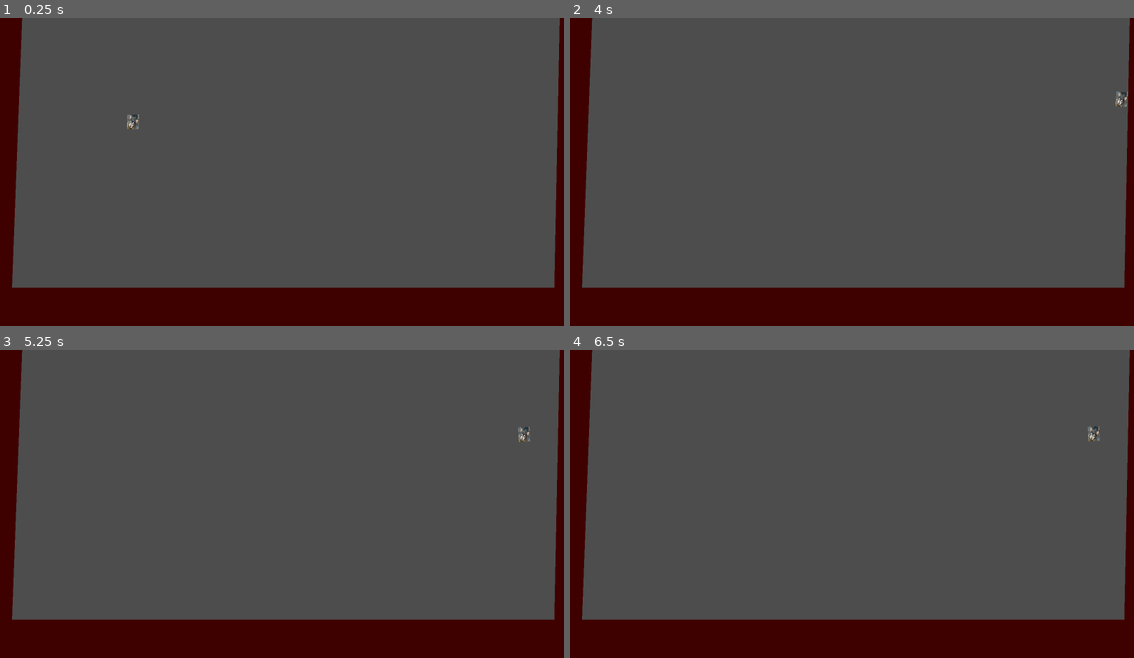
Above: before the commit, frames 1-4 (two rows, left to right).
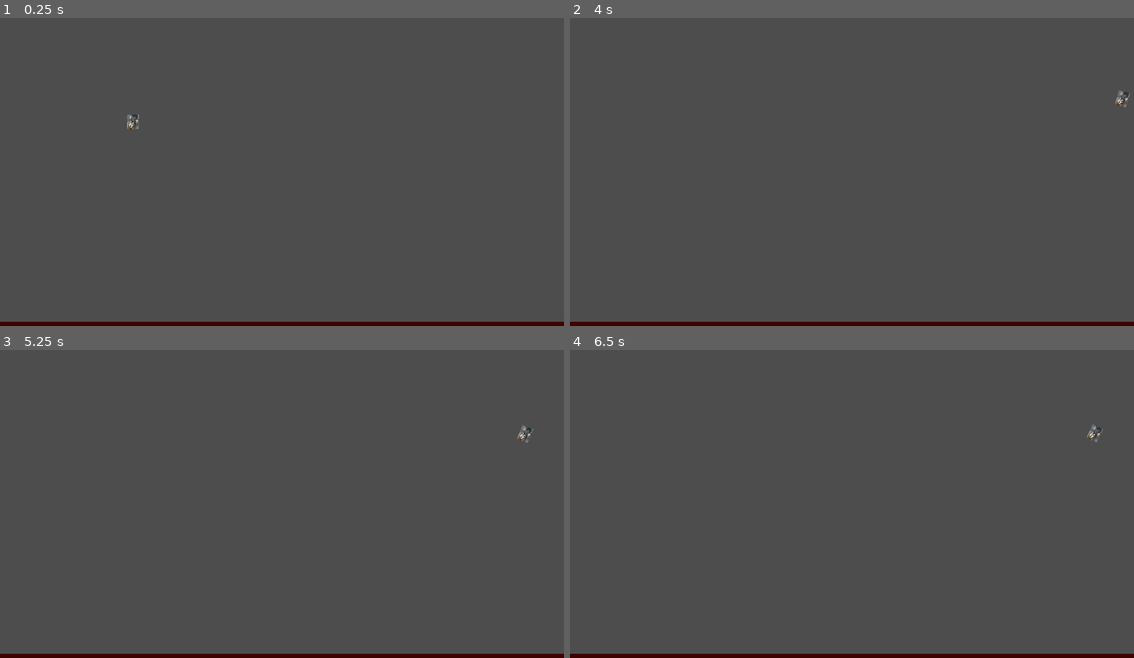
Above: after the commit, the same moments.

Repository: travisbstop/HammerGamePrototype
Game: Godot game, scene res://game.tscn
The game is run twice, just before and just after one commit, with the same random seed, the same clock (stepped at 60 frames per second) and the same inputs.
Inputs (mouse positions are in pixels of both pictures, inside the frame that each line leads up to):
- Up to frame 1 (0.25 s): no input
- Up to frame 2 (4 s): tap Enter at 0.5, 2.75 s; move the mouse to (976, 159) at 0.52 s; press the mouse at (976, 159) at 0.53 s; tap Space at 1.25 s; move the mouse to (739, 193) at 1.27 s; release the mouse at (739, 193) at 1.28 s; click (739, 193) at 1.35 s; move the mouse to (908, 107) at 2.02 s; hold Right mouse button (right_click) 2.03-2.78 s; click (908, 107) at 2.3 s; move the mouse to (823, 239) at 2.77 s; click (823, 239) at 2.85 s; move the mouse to (1021, 224) at 3.52 s; press the mouse at (1021, 224) at 3.53 s
- Up to frame 3 (5.25 s): tap Space at 4.25 s; move the mouse to (112, 460) at 4.27 s; release the mouse at (112, 460) at 4.28 s; right-click (112, 460) at 4.35 s; click (112, 460) at 4.55 s; move the mouse to (310, 507) at 5.02 s; press the mouse at (310, 507) at 5.03 s
- Up to frame 4 (6.5 s): tap Enter at 5.75 s; move the mouse to (767, 430) at 5.77 s; release the mouse at (767, 430) at 5.78 s; click (767, 430) at 5.85 s

The runs differ from the first frame. In frame 1, 15% of the frame differs, in the area x 0-100%, y 0-99%; in frame 2, 15%; in frame 3, 15%; in frame 4, 15%.

Commit message:
add left and right world boundaries. remove gravity from hammer. add comments describing logic for certain states

Diff:
--- a/game.tscn
+++ b/game.tscn
@@ -8,26 +8,25 @@
 [sub_resource type="CircleShape2D" id="CircleShape2D_g3k4y"]
 radius = 9.48683
 
+[sub_resource type="WorldBoundaryShape2D" id="WorldBoundaryShape2D_r6bo0"]
+
+[sub_resource type="WorldBoundaryShape2D" id="WorldBoundaryShape2D_y70n2"]
+normal = Vector2(1, 0)
+
+[sub_resource type="WorldBoundaryShape2D" id="WorldBoundaryShape2D_u38kk"]
+normal = Vector2(-1, 0)
+
 [node name="Game" type="Node2D"]
 script = ExtResource("1_jitfg")
 
 [node name="Ground" parent="." instance=ExtResource("3_ugxh8")]
-position = Vector2(1134, 1120)
-scale = Vector2(20, 20)
-
-[node name="Ground2" parent="." instance=ExtResource("3_ugxh8")]
-position = Vector2(1980, 275)
-rotation = 1.59094
-scale = Vector2(20, 20)
-
-[node name="Ground3" parent="." instance=ExtResource("3_ugxh8")]
-position = Vector2(-136, 300)
-rotation = 1.60828
+position = Vector2(1152, 1237)
 scale = Vector2(20, 20)
 
 [node name="Hammer" parent="." node_paths=PackedStringArray("cursor_animatable_body_2d", "cursor_pinjoint_2d") instance=ExtResource("5_0vqd2")]
 position = Vector2(786, 265)
 mass = 2.0
+gravity_scale = 0.0
 cursor_animatable_body_2d = NodePath("../CursorAnimatableBody2D")
 cursor_pinjoint_2d = NodePath("../CursorAnimatableBody2D/CursorPinjoint2D")
 
@@ -45,3 +44,21 @@
 
 [node name="Player" parent="." instance=ExtResource("4_yy66r")]
 position = Vector2(452, 354)
+
+[node name="GroundWorldBoundary" type="StaticBody2D" parent="."]
+position = Vector2(923, 1036)
+
+[node name="CollisionShape2D" type="CollisionShape2D" parent="GroundWorldBoundary"]
+shape = SubResource("WorldBoundaryShape2D_r6bo0")
+
+[node name="LeftWorldBoundary" type="StaticBody2D" parent="."]
+position = Vector2(-1052, 942)
+
+[node name="CollisionShape2D" type="CollisionShape2D" parent="LeftWorldBoundary"]
+shape = SubResource("WorldBoundaryShape2D_y70n2")
+
+[node name="RightWorldBoundary" type="StaticBody2D" parent="."]
+position = Vector2(3175, 964)
+
+[node name="CollisionShape2D" type="CollisionShape2D" parent="RightWorldBoundary"]
+shape = SubResource("WorldBoundaryShape2D_u38kk")
--- a/hammer/hammer_states/grabbing.gd
+++ b/hammer/hammer_states/grabbing.gd
@@ -13,6 +13,9 @@
 func exit() -> void:
 	cursor_pinjoint_2d.node_b = ''
 
+'''
+Connect the telekenetic object to the pinjoint that is always positioned at the players cursor so that it is being "grabbed"
+'''
 func process_physics(delta) -> TelekeneticObjectState:
 	mouse_position = get_viewport().get_mouse_position()
 	cursor_pinjoint_2d.node_b = parent.get_path()
--- a/hammer/hammer_states/pulling.gd
+++ b/hammer/hammer_states/pulling.gd
@@ -8,6 +8,10 @@
 
 var mouse_position: Vector2
 
+'''
+While left clicking, apply a constant force in the direction of the cursor until left click is no longer pressed,
+OR the telekenetic object is within 100 units.
+'''
 func process_physics(delta):
 	if Input.is_action_pressed('click'):
 		mouse_position = get_viewport().get_mouse_position()
--- a/player/player_states/idle.gd
+++ b/player/player_states/idle.gd
@@ -15,6 +15,10 @@
 func exit() -> void:
 	parent.linear_damp = 0.1
 
+'''
+While the player is idle, repeatedly apply constant force upwards for two seconds, then downwards for
+two seconds. Also slow the players movement using the linear_damp property.
+'''
 func process_physics(delta) -> TelekeneticCharacterState:
 	if Input.is_action_pressed('right_click'):
 		return pulling_state
Not shown: 1 places in game.tscn that only renumber resources
Renamed: telekenetic_object_state_machine/telekenetic_object_state.gd.gd -> telekenetic_object_state_machine/telekenetic_object_state.gd
